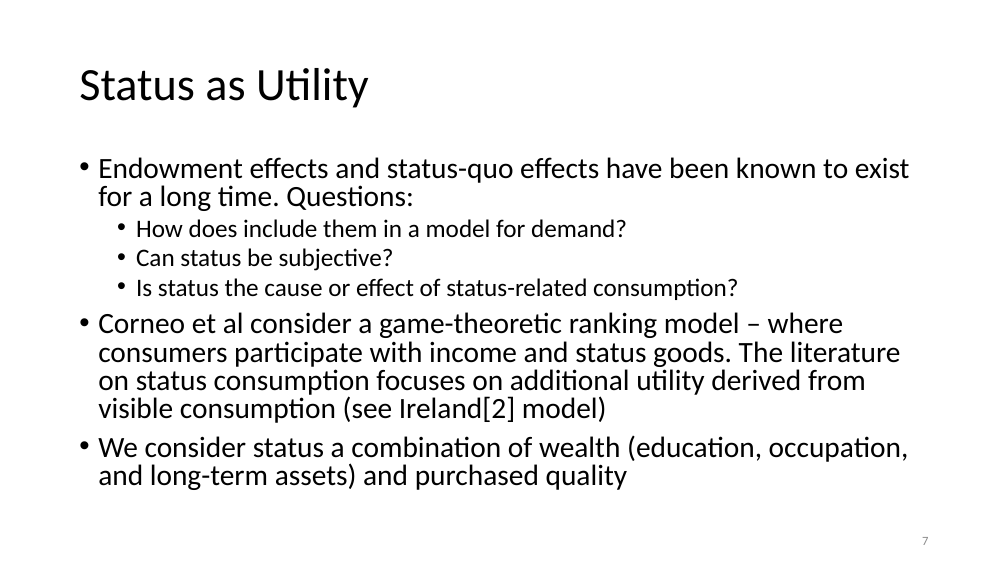
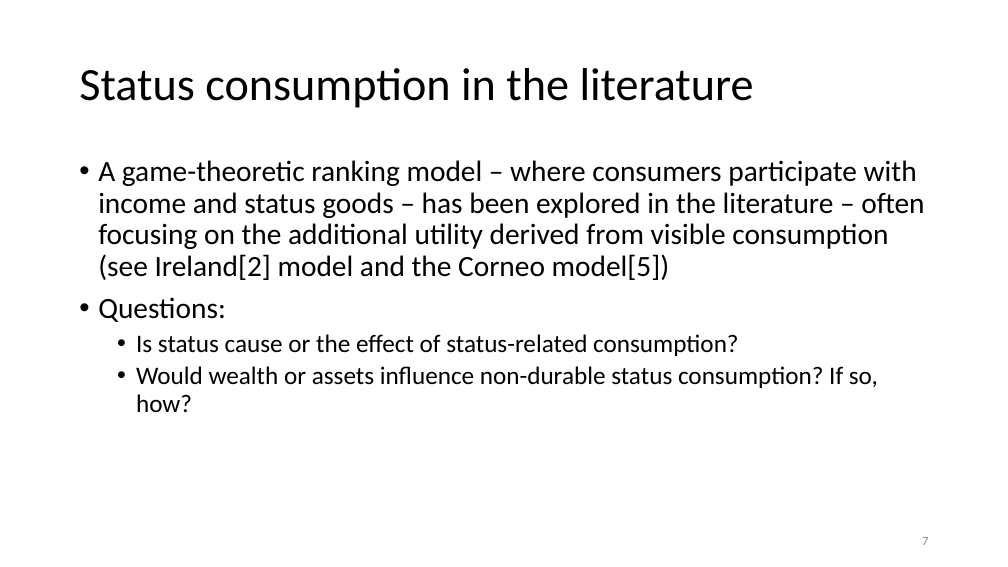
Before and after one commit to anuragr81/research, a slide deck: slide 7 of consumption/presentationFeb2020.pptx. Drawn at 1008x567 pixels with LibreOffice and Linux fonts; fonts in the diff are those of the drawing; background and template pictures are left out. Boxes give left, top, right and bottom in pixels: in the first picture for what was removed or moved away, otherwise in the second. Text is boxed around its words. In the diff, an @@ line names an element or a change of style, - is before the commit and + after.

```diff
--- a/consumption/presentationFeb2020.pptx
+++ b/consumption/presentationFeb2020.pptx
@@ title at bbox=[79, 68, 754, 108]: text changed @@
-Status as Utility
+Status consumption in the literature
@@ text at bbox=[98, 160, 924, 412]: text changed @@
-• Endowment effects and status-quo effects have been known to exist for a long time. Questions:
-  • How does include them in a model for demand?
-  • Can status be subjective?
-  • Is status the cause or effect of status-related consumption?
-• Corneo et al consider a game-theoretic ranking model – where consumers participate with income and status goods. The literature on status consumption focuses on additional utility derived from visible consumption (see Ireland[2] model)
-• We consider status a combination of wealth (education, occupation, and long-term assets) and purchased quality
+• A game-theoretic ranking model – where consumers participate with income and status goods – has been explored in the literature – often focusing on the additional utility derived from visible consumption (see Ireland[2] model and the Corneo model[5])
+• Questions:
+  • Is status cause or the effect of status-related consumption?
+  • Would wealth or assets influence non-durable status consumption? If so, how?
```
Also in this commit, not shown: 12 other slides changed, 2 other files.
